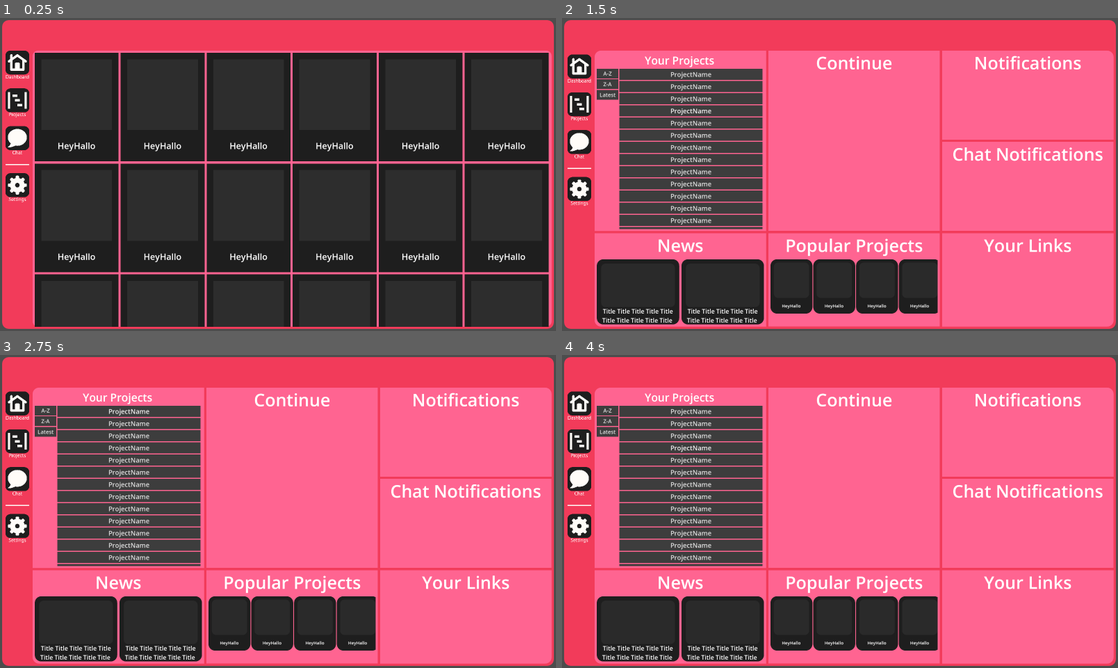
Above: before the commit, frames 1-4 (two rows, left to right).
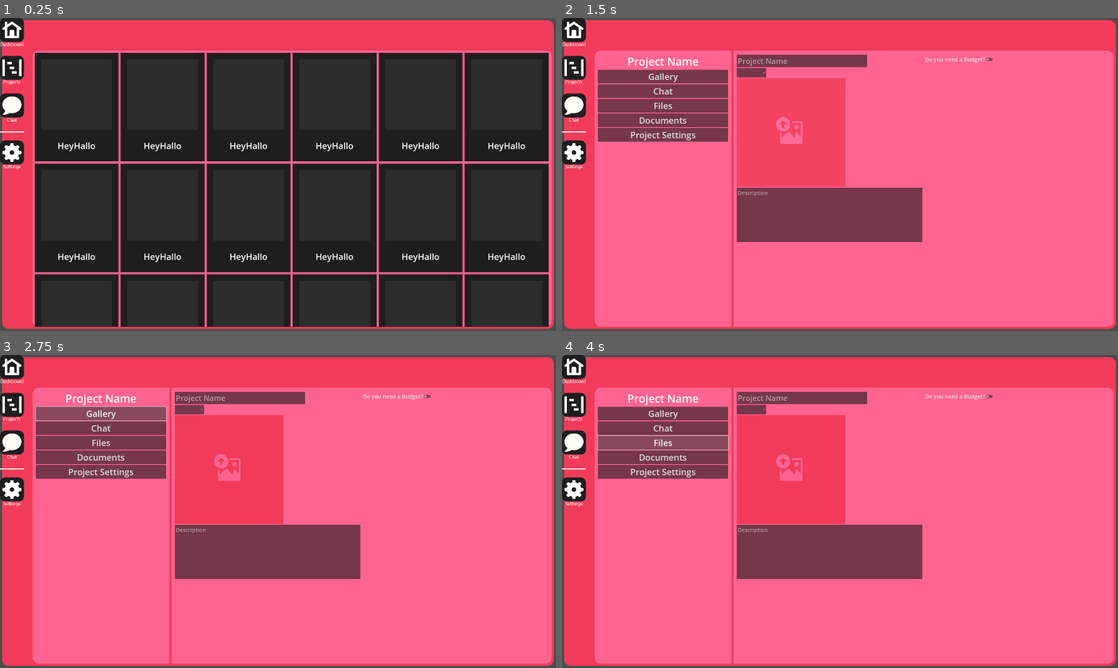
Above: after the commit, the same moments.

Repository: IamTomgamer/JCA
Game: Godot game, scene res://Project Manager/ProjectManager.tscn
Two runs of this game, one before a commit and one after it. Both use one fixed random seed, a clock stepped at 60 frames per second and the inputs below. This scene is started directly instead of the project's main scene.
Inputs (mouse positions are in pixels of both pictures, inside the frame that each line leads up to; where the layout moved, square brackets give the same spot in the first picture):
- Up to frame 1 (0.25 s): no input
- Up to frame 2 (1.5 s): click (573, 36) [578, 68] at 0.5 s; click (639, 105) at 1.27 s
- Up to frame 3 (2.75 s): click (100, 414) at 2 s, where only the run after the commit has a clickable "Gallery"
- Up to frame 4 (4 s): click (662, 426) [578, 486] at 2.75 s; click (662, 442) at 3.5 s, where only the run after the commit has a clickable "Files"

The runs differ from the first frame. In frame 1, 2.0% of the frame differs, in the area x 0-6%, y 0-59%; in frame 2, 41%; in frame 3, 41%; in frame 4, 41%, in the area x 0-100%, y 0-99%.

Commit message:
19-01-2026 10:39

Diff:
--- a/Godot app/Dashboard/Dashboard.tscn
+++ b/Godot app/Dashboard/Dashboard.tscn
@@ -1,15 +1,12 @@
-[gd_scene load_steps=21 format=3 uid="uid://bp3mecvb4wr8b"]
+[gd_scene load_steps=16 format=3 uid="uid://bp3mecvb4wr8b"]
 
 [ext_resource type="Script" uid="uid://dobpp8thtb1kr" path="res://Dashboard/dashboard.gd" id="1_5txqv"]
 [ext_resource type="Theme" uid="uid://beam52wlj5cua" path="res://themes/GB.tres" id="2_gnslv"]
-[ext_resource type="Texture2D" uid="uid://ci06vvudqpi7d" path="res://Textures/icon-03.png" id="3_g1sq0"]
 [ext_resource type="Theme" uid="uid://d4apfhir6lhp4" path="res://themes/Dashboard Projects.tres" id="3_g7hxu"]
 [ext_resource type="Theme" uid="uid://bm1w506jq2l3m" path="res://themes/Dashboard Project-filters.tres" id="4_nu5ya"]
-[ext_resource type="Texture2D" uid="uid://drueiietytbph" path="res://Textures/icon-04.png" id="4_ttji4"]
 [ext_resource type="PackedScene" uid="uid://cxatoovfa7v4c" path="res://Dashboard/NewsCardDashboard.tscn" id="5_76e0c"]
-[ext_resource type="Texture2D" uid="uid://rvx750wh6wfx" path="res://Textures/icon-02.png" id="5_215cw"]
 [ext_resource type="PackedScene" uid="uid://ch7qema2p2mhn" path="res://Dashboard/ProjectCardSmall.tscn" id="5_g2ei7"]
-[ext_resource type="Texture2D" uid="uid://1kyilmw87l8v" path="res://Textures/icon-01.png" id="6_usm46"]
+[ext_resource type="PackedScene" uid="uid://drl5bhon11gef" path="res://side_bar.tscn" id="8_nu5ya"]
 [ext_resource type="PackedScene" uid="uid://dufqv84ac47ap" path="res://Top Bar.tscn" id="11_hkdxq"]
 
 [sub_resource type="StyleBoxFlat" id="StyleBoxFlat_nu5ya"]
@@ -36,12 +33,6 @@
 [sub_resource type="StyleBoxFlat" id="StyleBoxFlat_xgh6l"]
 bg_color = Color(1, 0.39215687, 0.5686275, 1)
 corner_radius_bottom_right = 30
-
-[sub_resource type="StyleBoxFlat" id="StyleBoxFlat_umlal"]
-bg_color = Color(1, 0.9882353, 0.972549, 1)
-
-[sub_resource type="Theme" id="Theme_qtwqf"]
-Panel/styles/panel = SubResource("StyleBoxFlat_umlal")
 
 [node name="Dashboard" type="Control"]
 layout_mode = 3
@@ -432,49 +423,8 @@
 text = "Your Links"
 horizontal_alignment = 1
 
-[node name="SideBar" type="VBoxContainer" parent="."]
-layout_mode = 0
-offset_left = 25.0
-offset_top = 168.0
-offset_right = 135.0
-offset_bottom = 902.0
-
-[node name="Dashboard" type="TextureButton" parent="SideBar"]
-custom_minimum_size = Vector2(0, 170)
-layout_mode = 2
-texture_normal = ExtResource("3_g1sq0")
-ignore_texture_size = true
-stretch_mode = 4
-
-[node name="Projects" type="TextureButton" parent="SideBar"]
-custom_minimum_size = Vector2(0, 170)
-layout_mode = 2
-texture_normal = ExtResource("4_ttji4")
-ignore_texture_size = true
-stretch_mode = 4
-
-[node name="Chat" type="TextureButton" parent="SideBar"]
-custom_minimum_size = Vector2(100, 170)
-layout_mode = 2
-texture_normal = ExtResource("5_215cw")
-ignore_texture_size = true
-stretch_mode = 4
-
-[node name="Panel" type="Panel" parent="SideBar"]
-custom_minimum_size = Vector2(0, 5)
-layout_mode = 2
-theme = SubResource("Theme_qtwqf")
-
-[node name="Settings" type="TextureButton" parent="SideBar"]
-custom_minimum_size = Vector2(0, 170)
-layout_mode = 2
-size_flags_vertical = 10
-texture_normal = ExtResource("6_usm46")
-ignore_texture_size = true
-stretch_mode = 4
-
 [node name="Top Bar" parent="." instance=ExtResource("11_hkdxq")]
 layout_mode = 0
 
-[connection signal="pressed" from="SideBar/Dashboard" to="." method="_on_dashboard_pressed"]
-[connection signal="pressed" from="SideBar/Projects" to="." method="_on_projects_pressed"]
+[node name="SideBar" parent="." instance=ExtResource("8_nu5ya")]
+layout_mode = 0
--- a/Godot app/Dashboard/ProjectCardSmall.tscn
+++ b/Godot app/Dashboard/ProjectCardSmall.tscn
@@ -1,4 +1,7 @@
-[gd_scene load_steps=3 format=3 uid="uid://ch7qema2p2mhn"]
+[gd_scene load_steps=5 format=3 uid="uid://ch7qema2p2mhn"]
+
+[ext_resource type="Script" uid="uid://djfv6fb2th5f6" path="res://Dashboard/project_card_small.gd" id="1_a8hcu"]
+[ext_resource type="StyleBox" uid="uid://dv55t85kvr1wa" path="res://Invisible Button.tres" id="2_eoyeu"]
 
 [sub_resource type="StyleBoxFlat" id="StyleBoxFlat_vo8tj"]
 bg_color = Color(0.11764706, 0.11764706, 0.11764706, 1)
@@ -18,6 +21,7 @@
 custom_minimum_size = Vector2(193, 250)
 offset_right = 193.0
 offset_bottom = 250.0
+script = ExtResource("1_a8hcu")
 
 [node name="Panel" type="Panel" parent="."]
 layout_mode = 2
@@ -51,3 +55,15 @@
 text = "HeyHallo"
 horizontal_alignment = 1
 vertical_alignment = 1
+
+[node name="Button" type="Button" parent="Panel"]
+layout_mode = 0
+offset_right = 193.0
+offset_bottom = 250.0
+theme_override_styles/normal = ExtResource("2_eoyeu")
+theme_override_styles/pressed = ExtResource("2_eoyeu")
+theme_override_styles/hover = ExtResource("2_eoyeu")
+theme_override_styles/disabled = ExtResource("2_eoyeu")
+theme_override_styles/focus = ExtResource("2_eoyeu")
+
+[connection signal="pressed" from="Panel/Button" to="." method="_on_button_pressed"]
--- /dev/null
+++ b/Godot app/Dashboard/project_card_small.gd
@@ -0,0 +1,5 @@
+extends VBoxContainer
+
+
+func _on_button_pressed() -> void:
+	get_tree().change_scene_to_file("res://Project Manager/ProjectPage/ProjectPage.tscn")
--- /dev/null
+++ b/Godot app/Invisible Button.tres
@@ -0,0 +1,13 @@
+[gd_resource type="StyleBoxFlat" format=3 uid="uid://dv55t85kvr1wa"]
+
+[resource]
+content_margin_left = 4.0
+content_margin_top = 4.0
+content_margin_right = 4.0
+content_margin_bottom = 4.0
+bg_color = Color(0.101960786, 0.101960786, 0.101960786, 0)
+corner_radius_top_left = 3
+corner_radius_top_right = 3
+corner_radius_bottom_right = 3
+corner_radius_bottom_left = 3
+corner_detail = 5
--- a/Godot app/Project Manager/ProjectCard.tscn
+++ b/Godot app/Project Manager/ProjectCard.tscn
@@ -1,4 +1,7 @@
-[gd_scene load_steps=3 format=3 uid="uid://dl1hqggp7kh4g"]
+[gd_scene load_steps=5 format=3 uid="uid://dl1hqggp7kh4g"]
+
+[ext_resource type="Script" uid="uid://cxirr3uas8yv" path="res://Project Manager/project_card.gd" id="1_sqtab"]
+[ext_resource type="StyleBox" uid="uid://dv55t85kvr1wa" path="res://Invisible Button.tres" id="1_y5lpq"]
 
 [sub_resource type="StyleBoxFlat" id="StyleBoxFlat_h2h1f"]
 bg_color = Color(0.11764706, 0.11764706, 0.11764706, 1)
@@ -8,6 +11,7 @@
 
 [node name="ProjectCard" type="VBoxContainer"]
 custom_minimum_size = Vector2(386, 500)
+script = ExtResource("1_sqtab")
 
 [node name="Panel" type="Panel" parent="."]
 layout_mode = 2
@@ -39,3 +43,15 @@
 text = "HeyHallo"
 horizontal_alignment = 1
 vertical_alignment = 1
+
+[node name="Button" type="Button" parent="Panel"]
+layout_mode = 0
+offset_right = 386.0
+offset_bottom = 500.0
+theme_override_styles/normal = ExtResource("1_y5lpq")
+theme_override_styles/pressed = ExtResource("1_y5lpq")
+theme_override_styles/hover = ExtResource("1_y5lpq")
+theme_override_styles/disabled = ExtResource("1_y5lpq")
+theme_override_styles/focus = ExtResource("1_y5lpq")
+
+[connection signal="pressed" from="Panel/Button" to="." method="_on_button_pressed"]
--- a/Godot app/Project Manager/ProjectManager.tscn
+++ b/Godot app/Project Manager/ProjectManager.tscn
@@ -1,12 +1,9 @@
-[gd_scene load_steps=11 format=3 uid="uid://yr0es81b0to7"]
+[gd_scene load_steps=6 format=3 uid="uid://yr0es81b0to7"]
 
 [ext_resource type="Theme" uid="uid://beam52wlj5cua" path="res://themes/GB.tres" id="1_birbv"]
 [ext_resource type="Script" uid="uid://dekbi4yg2xja6" path="res://Project Manager/project_manager.gd" id="1_d74ew"]
-[ext_resource type="Texture2D" uid="uid://ci06vvudqpi7d" path="res://Textures/icon-03.png" id="1_umlal"]
-[ext_resource type="Texture2D" uid="uid://drueiietytbph" path="res://Textures/icon-04.png" id="2_qtwqf"]
-[ext_resource type="Texture2D" uid="uid://rvx750wh6wfx" path="res://Textures/icon-02.png" id="3_birbv"]
 [ext_resource type="PackedScene" uid="uid://dl1hqggp7kh4g" path="res://Project Manager/ProjectCard.tscn" id="3_d74ew"]
-[ext_resource type="Texture2D" uid="uid://1kyilmw87l8v" path="res://Textures/icon-01.png" id="4_qtwqf"]
+[ext_resource type="PackedScene" uid="uid://drl5bhon11gef" path="res://side_bar.tscn" id="4_qtwqf"]
 
 [sub_resource type="StyleBoxFlat" id="StyleBoxFlat_vojdy"]
 bg_color = Color(0.99999315, 0.3902754, 0.56675214, 1)
@@ -14,12 +11,6 @@
 corner_radius_top_right = 25
 corner_radius_bottom_right = 25
 corner_radius_bottom_left = 25
-
-[sub_resource type="StyleBoxFlat" id="StyleBoxFlat_umlal"]
-bg_color = Color(1, 0.9882353, 0.972549, 1)
-
-[sub_resource type="Theme" id="Theme_qtwqf"]
-Panel/styles/panel = SubResource("StyleBoxFlat_umlal")
 
 [node name="ProjectManager" type="Control"]
 layout_mode = 3
@@ -137,46 +128,9 @@
 [node name="ProjectCard21" parent="Work/Workspace/Content/ScrollContainer/GridContainer" instance=ExtResource("3_d74ew")]
 layout_mode = 2
 
-[node name="SideBar" type="VBoxContainer" parent="."]
+[node name="SideBar" parent="." instance=ExtResource("4_qtwqf")]
 layout_mode = 0
-offset_left = 25.0
-offset_top = 150.0
-offset_right = 135.0
-offset_bottom = 884.0
-
-[node name="Dashboard" type="TextureButton" parent="SideBar"]
-custom_minimum_size = Vector2(0, 170)
-layout_mode = 2
-texture_normal = ExtResource("1_umlal")
-ignore_texture_size = true
-stretch_mode = 4
-
-[node name="Projects" type="TextureButton" parent="SideBar"]
-custom_minimum_size = Vector2(0, 170)
-layout_mode = 2
-texture_normal = ExtResource("2_qtwqf")
-ignore_texture_size = true
-stretch_mode = 4
-
-[node name="Chat" type="TextureButton" parent="SideBar"]
-custom_minimum_size = Vector2(100, 170)
-layout_mode = 2
-texture_normal = ExtResource("3_birbv")
-ignore_texture_size = true
-stretch_mode = 4
-
-[node name="Panel" type="Panel" parent="SideBar"]
-custom_minimum_size = Vector2(0, 5)
-layout_mode = 2
-theme = SubResource("Theme_qtwqf")
-
-[node name="Settings" type="TextureButton" parent="SideBar"]
-custom_minimum_size = Vector2(0, 170)
-layout_mode = 2
-size_flags_vertical = 10
-texture_normal = ExtResource("4_qtwqf")
-ignore_texture_size = true
-stretch_mode = 4
-
-[connection signal="pressed" from="SideBar/Dashboard" to="." method="_on_dashboard_pressed"]
-[connection signal="pressed" from="SideBar/Projects" to="." method="_on_projects_pressed"]
+offset_left = 0.0
+offset_top = 0.0
+offset_right = 110.0
+offset_bottom = 734.0
--- /dev/null
+++ b/Godot app/Project Manager/ProjectPage/ContentOptions/Chat.tscn
@@ -0,0 +1,3 @@
+[gd_scene format=3 uid="uid://bkgvl3utymm7l"]
+
+[node name="Gallery" type="VBoxContainer"]
--- /dev/null
+++ b/Godot app/Project Manager/ProjectPage/ContentOptions/Docs.tscn
@@ -0,0 +1,3 @@
+[gd_scene format=3 uid="uid://b05vsc77tw4cq"]
+
+[node name="Gallery" type="VBoxContainer"]
--- /dev/null
+++ b/Godot app/Project Manager/ProjectPage/ContentOptions/Files.tscn
@@ -0,0 +1,3 @@
+[gd_scene format=3 uid="uid://b7yxpiofx4a06"]
+
+[node name="Gallery" type="VBoxContainer"]
--- /dev/null
+++ b/Godot app/Project Manager/ProjectPage/ContentOptions/Gallery.tscn
@@ -0,0 +1,3 @@
+[gd_scene format=3 uid="uid://c8dldtmydwmxw"]
+
+[node name="Gallery" type="VBoxContainer"]
--- /dev/null
+++ b/Godot app/Project Manager/ProjectPage/ContentOptions/PrjSettings.tscn
@@ -0,0 +1,127 @@
+[gd_scene load_steps=6 format=3 uid="uid://c5ioi7ir6334r"]
+
+[ext_resource type="Script" uid="uid://b4qlyrcanjbe3" path="res://Project Manager/ProjectPage/ContentOptions/prj_settings.gd" id="1_a04yf"]
+[ext_resource type="Texture2D" uid="uid://bmpenic6dt7dp" path="res://Textures/Untitled-2.png" id="1_t8a0f"]
+[ext_resource type="StyleBox" uid="uid://dv55t85kvr1wa" path="res://Invisible Button.tres" id="2_a04yf"]
+
+[sub_resource type="Theme" id="Theme_t8a0f"]
+PopupMenu/font_sizes/font_size = 20
+
+[sub_resource type="StyleBoxFlat" id="StyleBoxFlat_nro4p"]
+content_margin_left = 4.0
+content_margin_top = 4.0
+content_margin_right = 4.0
+content_margin_bottom = 4.0
+bg_color = Color(1, 1, 1, 0.043137256)
+corner_radius_top_left = 3
+corner_radius_top_right = 3
+corner_radius_bottom_right = 3
+corner_radius_bottom_left = 3
+corner_detail = 5
+
+[node name="Gallery" type="VBoxContainer"]
+offset_left = 15.0
+offset_top = 15.0
+offset_right = 1735.0
+offset_bottom = 1255.0
+script = ExtResource("1_a04yf")
+
+[node name="Empty" type="VBoxContainer" parent="."]
+custom_minimum_size = Vector2(0, 15)
+layout_mode = 2
+
+[node name="Settings" type="HBoxContainer" parent="."]
+layout_mode = 2
+theme_override_constants/separation = 0
+
+[node name="Empty" type="VBoxContainer" parent="Settings"]
+custom_minimum_size = Vector2(15, 0)
+layout_mode = 2
+
+[node name="Left" type="VBoxContainer" parent="Settings"]
+custom_minimum_size = Vector2(860, 0)
+layout_mode = 2
+
+[node name="ProjectName" type="HBoxContainer" parent="Settings/Left"]
+custom_minimum_size = Vector2(500, 0)
+layout_mode = 2
+
+[node name="Project Name" type="LineEdit" parent="Settings/Left/ProjectName"]
+custom_minimum_size = Vector2(600, 0)
+layout_mode = 2
+theme_override_font_sizes/font_size = 35
+placeholder_text = "Project Name"
+
+[node name="PrjType" type="HBoxContainer" parent="Settings/Left"]
+layout_mode = 2
+
+[node name="PrjType" type="OptionButton" parent="Settings/Left/PrjType"]
+layout_mode = 2
+theme = SubResource("Theme_t8a0f")
+theme_override_font_sizes/font_size = 25
+item_count = 6
+popup/item_0/text = "Event"
+popup/item_0/id = 0
+popup/item_1/text = "Game"
+popup/item_1/id = 1
+popup/item_2/text = "Product"
+popup/item_2/id = 2
+popup/item_3/text = "Tech"
+popup/item_3/id = 3
+popup/item_4/text = "Design"
+popup/item_4/id = 4
+popup/item_5/text = "In-Game"
+popup/item_5/id = 5
+
+[node name="Thumbnail" type="HBoxContainer" parent="Settings/Left"]
+layout_mode = 2
+
+[node name="TextureRect" type="TextureRect" parent="Settings/Left/Thumbnail"]
+custom_minimum_size = Vector2(500, 0)
+layout_mode = 2
+texture = ExtResource("1_t8a0f")
+expand_mode = 5
+
+[node name="Button" type="Button" parent="Settings/Left/Thumbnail/TextureRect"]
+layout_mode = 0
+offset_right = 500.0
+offset_bottom = 500.0
+theme_override_styles/normal = ExtResource("2_a04yf")
+theme_override_styles/pressed = ExtResource("2_a04yf")
+theme_override_styles/hover = SubResource("StyleBoxFlat_nro4p")
+theme_override_styles/disabled = ExtResource("2_a04yf")
+theme_override_styles/focus = ExtResource("2_a04yf")
+
+[node name="VBoxContainer" type="VBoxContainer" parent="Settings/Left/Thumbnail"]
+layout_mode = 2
+
+[node name="Desc" type="HBoxContainer" parent="Settings/Left"]
+layout_mode = 2
+
+[node name="TextEdit" type="TextEdit" parent="Settings/Left/Desc"]
+custom_minimum_size = Vector2(855, 250)
+layout_mode = 2
+theme_override_font_sizes/font_size = 25
+placeholder_text = "Description"
+
+[node name="Right" type="VBoxContainer" parent="Settings"]
+custom_minimum_size = Vector2(860, 0)
+layout_mode = 2
+
+[node name="Budget" type="HBoxContainer" parent="Settings/Right"]
+layout_mode = 2
+
+[node name="CheckButton" type="CheckButton" parent="Settings/Right/Budget"]
+layout_mode = 2
+theme_override_font_sizes/font_size = 25
+text = "Do you need a Budget?"
+
+[node name="LineEdit" type="LineEdit" parent="Settings/Right/Budget"]
+visible = false
+custom_minimum_size = Vector2(200, 0)
+layout_mode = 2
+theme_override_font_sizes/font_size = 25
+text = "€"
+placeholder_text = "€"
+
+[connection signal="toggled" from="Settings/Right/Budget/CheckButton" to="." method="_on_check_button_toggled"]
--- /dev/null
+++ b/Godot app/Project Manager/ProjectPage/ContentOptions/prj_settings.gd
@@ -0,0 +1,32 @@
+extends VBoxContainer
+
+
+
+
+# Store the original position so it doesn't "drift" downward
+var original_y: float
+
+@onready var line_edit = $Settings/Right/Budget/LineEdit
+
+func _ready() -> void:
+	# Capture the correct Y position once at the start
+	original_y = line_edit.position.y
+
+func _on_check_button_toggled(is_on: bool) -> void:
+	# Kill any active tweens to prevent them from fighting each other
+	var tween = create_tween().set_parallel(true)
+
+	if is_on:
+		line_edit.show()
+		# Fade In
+		tween.tween_property(line_edit, "modulate:a", 1.0, 0.3).from(0.0)
+		# Slide from original_y + 10 back to exactly original_y
+		tween.tween_property(line_edit, "position:y", original_y, 0.4).from(original_y + 10).set_trans(Tween.TRANS_QUART).set_ease(Tween.EASE_OUT)
+	else:
+		# Fade Out
+		tween.tween_property(line_edit, "modulate:a", 0.0, 0.2)
+		# Slide down away from original_y
+		tween.tween_property(line_edit, "position:y", original_y + 10, 0.2).set_trans(Tween.TRANS_QUART).set_ease(Tween.EASE_IN)
+
+		tween.set_parallel(false)
+		tween.tween_callback(line_edit.hide)
--- a/Godot app/Project Manager/ProjectPage/ProjectPage.tscn
+++ b/Godot app/Project Manager/ProjectPage/ProjectPage.tscn
@@ -1,12 +1,10 @@
-[gd_scene load_steps=12 format=3 uid="uid://cjxvkyqnvm81h"]
+[gd_scene load_steps=8 format=3 uid="uid://cjxvkyqnvm81h"]
 
 [ext_resource type="Script" uid="uid://dobpp8thtb1kr" path="res://Dashboard/dashboard.gd" id="1_vgcob"]
 [ext_resource type="Theme" uid="uid://beam52wlj5cua" path="res://themes/GB.tres" id="2_bq4r7"]
+[ext_resource type="PackedScene" uid="uid://c5ioi7ir6334r" path="res://Project Manager/ProjectPage/ContentOptions/PrjSettings.tscn" id="3_i7s4i"]
+[ext_resource type="PackedScene" uid="uid://drl5bhon11gef" path="res://side_bar.tscn" id="3_v4fw4"]
 [ext_resource type="PackedScene" uid="uid://dufqv84ac47ap" path="res://Top Bar.tscn" id="7_gncb8"]
-[ext_resource type="Texture2D" uid="uid://ci06vvudqpi7d" path="res://Textures/icon-03.png" id="7_j80u7"]
-[ext_resource type="Texture2D" uid="uid://drueiietytbph" path="res://Textures/icon-04.png" id="8_o1d76"]
-[ext_resource type="Texture2D" uid="uid://rvx750wh6wfx" path="res://Textures/icon-02.png" id="9_1p8ne"]
-[ext_resource type="Texture2D" uid="uid://1kyilmw87l8v" path="res://Textures/icon-01.png" id="10_qty3i"]
 
 [sub_resource type="StyleBoxFlat" id="StyleBoxFlat_nu5ya"]
 bg_color = Color(1, 0.39215687, 0.5686275, 1)
@@ -17,12 +15,6 @@
 bg_color = Color(1, 0.39215687, 0.5686275, 1)
 corner_radius_top_right = 30
 corner_radius_bottom_right = 30
-
-[sub_resource type="StyleBoxFlat" id="StyleBoxFlat_umlal"]
-bg_color = Color(1, 0.9882353, 0.972549, 1)
-
-[sub_resource type="Theme" id="Theme_qtwqf"]
-Panel/styles/panel = SubResource("StyleBoxFlat_umlal")
 
 [node name="Dashboard" type="Control"]
 layout_mode = 3
@@ -42,7 +34,7 @@
 offset_bottom = 1430.0
 theme = ExtResource("2_bq4r7")
 
-[node name="Dash" type="HBoxContainer" parent="."]
+[node name="ProjectPage" type="HBoxContainer" parent="."]
 layout_mode = 0
 offset_left = 150.0
 offset_top = 150.0
@@ -50,111 +42,79 @@
 offset_bottom = 1420.0
 theme_override_constants/separation = 5
 
-[node name="Content" type="HBoxContainer" parent="Dash"]
+[node name="Content" type="HBoxContainer" parent="ProjectPage"]
 custom_minimum_size = Vector2(0, 830)
 layout_mode = 2
 size_flags_horizontal = 3
 size_flags_vertical = 3
 theme_override_constants/separation = 10
 
-[node name="Menu" type="Panel" parent="Dash/Content"]
+[node name="Menu" type="Panel" parent="ProjectPage/Content"]
 layout_mode = 2
 size_flags_horizontal = 3
 theme_override_styles/panel = SubResource("StyleBoxFlat_nu5ya")
 
-[node name="VBoxContainer" type="VBoxContainer" parent="Dash/Content/Menu"]
+[node name="VBoxContainer" type="VBoxContainer" parent="ProjectPage/Content/Menu"]
 layout_mode = 0
 offset_left = 15.0
 offset_top = 15.0
 offset_right = 615.0
 offset_bottom = 1255.0
 
-[node name="ProjectName" type="Label" parent="Dash/Content/Menu/VBoxContainer"]
+[node name="ProjectName" type="Label" parent="ProjectPage/Content/Menu/VBoxContainer"]
 layout_mode = 2
 theme_override_font_sizes/font_size = 50
 text = "Project Name"
 horizontal_alignment = 1
 
-[node name="Standard Buttons" type="VBoxContainer" parent="Dash/Content/Menu/VBoxContainer"]
+[node name="Standard Buttons" type="VBoxContainer" parent="ProjectPage/Content/Menu/VBoxContainer"]
 layout_mode = 2
 size_flags_horizontal = 3
 
-[node name="Gallery" type="Button" parent="Dash/Content/Menu/VBoxContainer/Standard Buttons"]
+[node name="Gallery" type="Button" parent="ProjectPage/Content/Menu/VBoxContainer/Standard Buttons"]
 layout_mode = 2
 theme_override_font_sizes/font_size = 40
 text = "Gallery"
 
-[node name="Chat" type="Button" parent="Dash/Content/Menu/VBoxContainer/Standard Buttons"]
+[node name="Chat" type="Button" parent="ProjectPage/Content/Menu/VBoxContainer/Standard Buttons"]
 layout_mode = 2
 theme_override_font_sizes/font_size = 40
 text = "Chat"
 
-[node name="Files" type="Button" parent="Dash/Content/Menu/VBoxContainer/Standard Buttons"]
+[node name="Files" type="Button" parent="ProjectPage/Content/Menu/VBoxContainer/Standard Buttons"]
 layout_mode = 2
 theme_override_font_sizes/font_size = 40
 text = "Files"
 
-[node name="PrjSettings" type="Button" parent="Dash/Content/Menu/VBoxContainer/Standard Buttons"]
+[node name="Docs" type="Button" parent="ProjectPage/Content/Menu/VBoxContainer/Standard Buttons"]
+layout_mode = 2
+theme_override_font_sizes/font_size = 40
+text = "Documents"
+
+[node name="PrjSettings" type="Button" parent="ProjectPage/Content/Menu/VBoxContainer/Standard Buttons"]
 layout_mode = 2
 theme_override_font_sizes/font_size = 40
 text = "Project Settings"
 
-[node name="Gallery2" type="Button" parent="Dash/Content/Menu/VBoxContainer/Standard Buttons"]
-layout_mode = 2
-theme_override_font_sizes/font_size = 40
-text = "Documents"
-
-[node name="Content" type="Panel" parent="Dash/Content"]
+[node name="Content" type="Panel" parent="ProjectPage/Content"]
 custom_minimum_size = Vector2(1750, 0)
 layout_mode = 2
 size_flags_horizontal = 3
 theme_override_styles/panel = SubResource("StyleBoxFlat_222gu")
 
-[node name="SideBar" type="VBoxContainer" parent="."]
+[node name="Gallery" parent="ProjectPage/Content/Content" instance=ExtResource("3_i7s4i")]
 layout_mode = 0
-offset_left = 25.0
-offset_top = 168.0
-offset_right = 135.0
-offset_bottom = 902.0
-
-[node name="Dashboard" type="TextureButton" parent="SideBar"]
-custom_minimum_size = Vector2(0, 170)
-layout_mode = 2
-texture_normal = ExtResource("7_j80u7")
-ignore_texture_size = true
-stretch_mode = 4
-
-[node name="Projects" type="TextureButton" parent="SideBar"]
-custom_minimum_size = Vector2(0, 170)
-layout_mode = 2
-texture_normal = ExtResource("8_o1d76")
-ignore_texture_size = true
-stretch_mode = 4
-
-[node name="Chat" type="TextureButton" parent="SideBar"]
-custom_minimum_size = Vector2(100, 170)
-layout_mode = 2
-texture_normal = ExtResource("9_1p8ne")
-ignore_texture_size = true
-stretch_mode = 4
-
-[node name="Panel" type="Panel" parent="SideBar"]
-custom_minimum_size = Vector2(0, 5)
-layout_mode = 2
-theme = SubResource("Theme_qtwqf")
-
-[node name="Settings" type="TextureButton" parent="SideBar"]
-custom_minimum_size = Vector2(0, 170)
-layout_mode = 2
-size_flags_vertical = 10
-texture_normal = ExtResource("10_qty3i")
-ignore_texture_size = true
-stretch_mode = 4
 
 [node name="Top Bar" parent="." instance=ExtResource("7_gncb8")]
 layout_mode = 0
+offset_left = 0.0
 offset_top = 17.0
+offset_right = 2530.0
 offset_bottom = 127.0
 
-[connection signal="pressed" from="SideBar/Dashboard" to="." method="_on_dashboard_pressed"]
-[connection signal="pressed" from="SideBar/Projects" to="." method="_on_projects_pressed"]
+[node name="SideBar" parent="." instance=ExtResource("3_v4fw4")]
+layout_mode = 0
+offset_left = 0.0
+offset_top = 0.0
+offset_right = 110.0
+offset_bottom = 734.0
--- /dev/null
+++ b/Godot app/Project Manager/project_card.gd
@@ -0,0 +1,6 @@
+extends VBoxContainer
+
+
+
+func _on_button_pressed() -> void:
+	get_tree().change_scene_to_file("res://Project Manager/ProjectPage/ProjectPage.tscn")
--- /dev/null
+++ b/Godot app/side_bar.tscn
@@ -0,0 +1,52 @@
+[gd_scene load_steps=7 format=3 uid="uid://drl5bhon11gef"]
+
+[ext_resource type="Texture2D" uid="uid://ci06vvudqpi7d" path="res://Textures/icon-03.png" id="1_rh8si"]
+[ext_resource type="Texture2D" uid="uid://drueiietytbph" path="res://Textures/icon-04.png" id="2_yll82"]
+[ext_resource type="Texture2D" uid="uid://rvx750wh6wfx" path="res://Textures/icon-02.png" id="3_wckt7"]
+[ext_resource type="Texture2D" uid="uid://1kyilmw87l8v" path="res://Textures/icon-01.png" id="4_ih1jd"]
+
+[sub_resource type="StyleBoxFlat" id="StyleBoxFlat_umlal"]
+bg_color = Color(1, 0.9882353, 0.972549, 1)
+
+[sub_resource type="Theme" id="Theme_qtwqf"]
+Panel/styles/panel = SubResource("StyleBoxFlat_umlal")
+
+[node name="SideBar" type="VBoxContainer"]
+offset_left = 25.0
+offset_top = 168.0
+offset_right = 135.0
+offset_bottom = 902.0
+
+[node name="Dashboard" type="TextureButton" parent="."]
+custom_minimum_size = Vector2(0, 170)
+layout_mode = 2
+texture_normal = ExtResource("1_rh8si")
+ignore_texture_size = true
+stretch_mode = 4
+
+[node name="Projects" type="TextureButton" parent="."]
+custom_minimum_size = Vector2(0, 170)
+layout_mode = 2
+texture_normal = ExtResource("2_yll82")
+ignore_texture_size = true
+stretch_mode = 4
+
+[node name="Chat" type="TextureButton" parent="."]
+custom_minimum_size = Vector2(100, 170)
+layout_mode = 2
+texture_normal = ExtResource("3_wckt7")
+ignore_texture_size = true
+stretch_mode = 4
+
+[node name="Panel" type="Panel" parent="."]
+custom_minimum_size = Vector2(0, 5)
+layout_mode = 2
+theme = SubResource("Theme_qtwqf")
+
+[node name="Settings" type="TextureButton" parent="."]
+custom_minimum_size = Vector2(0, 170)
+layout_mode = 2
+size_flags_vertical = 10
+texture_normal = ExtResource("4_ih1jd")
+ignore_texture_size = true
+stretch_mode = 4
Not shown, added: Godot app/Dashboard/project_card_small.gd.uid
Not shown, added: Godot app/Project Manager/ProjectPage/ContentOptions/prj_settings.gd.uid
Not shown, added: Godot app/Project Manager/project_card.gd.uid
Binary file added: Godot app/Textures/Untitled-2.png
Not shown, added: Godot app/Textures/Untitled-2.png.import
